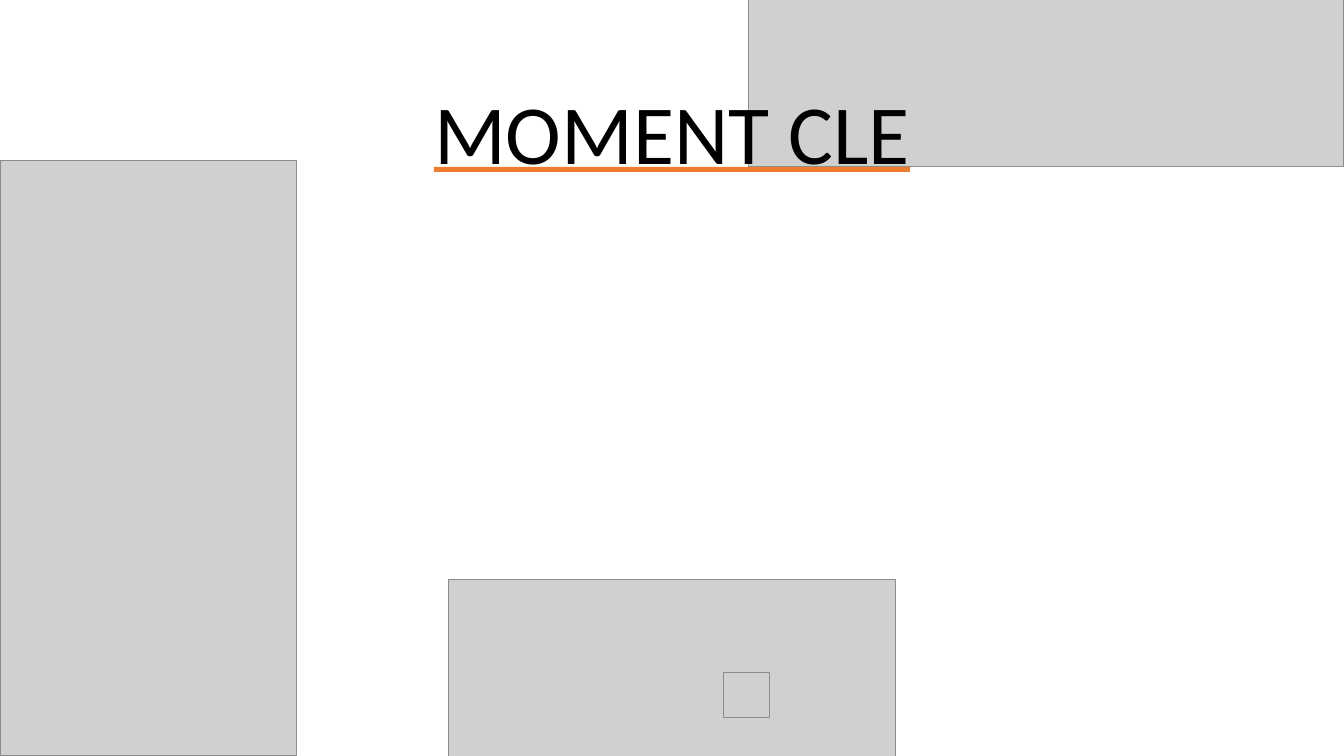
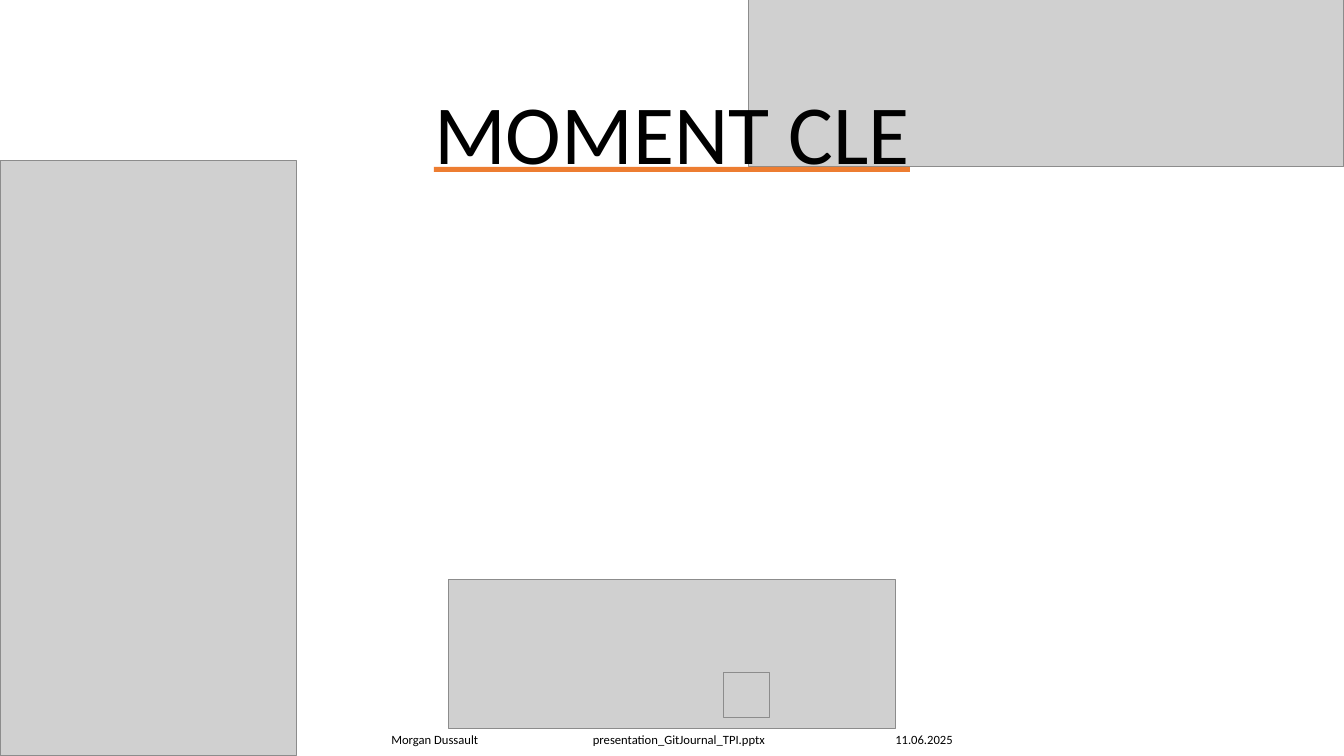
Before and after one commit to Morgan-DD/GitJournal, a slide deck: slide 23 of presentation/presentation_GitJournal_TPI.pptx (slide 12 before the commit). Drawn at 1344x756 pixels with LibreOffice and Linux fonts; fonts in the diff are those of the drawing; grey boxes stand for pictures. Boxes give left, top, right and bottom in pixels: in the first picture for what was removed or moved away, otherwise in the second. Text is boxed around its words. In the diff, an @@ line names an element or a change of style, - is before the commit and + after.

```diff
--- a/presentation/presentation_GitJournal_TPI.pptx
+++ b/presentation/presentation_GitJournal_TPI.pptx
@@ picture: place and size @@
-picture at [449,580,896,756]
+picture at [449,580,896,729]
@@ text added at [391,735,952,746], 9 pt, text #000000 @@
+Morgan Dussault presentation_GitJournal_TPI.pptx 11.06.2025
```
Also in this commit, not shown: 14 other slides changed, 11 slides added, 19 other files.
